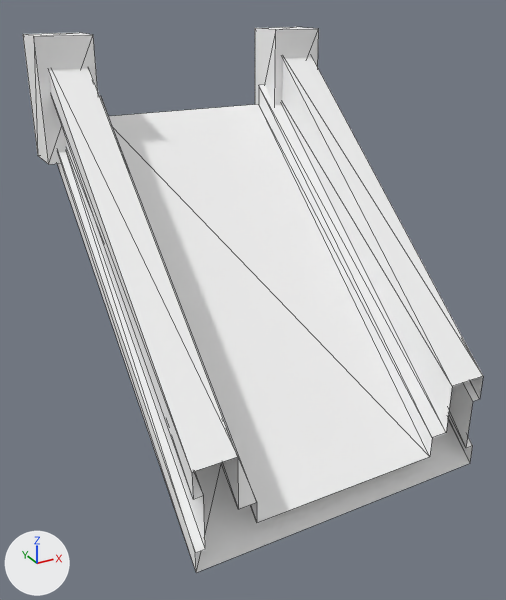
The glTF model assets/synty/simple_fantasy/models/SF_Bld_Undead_Castle_Bridge_02.glb as it was, and as the next commit left it.
Rendered twice from a 50 mm lens placed at (-0.0473, -0.1549, 0.0252), pointed at (0.0178, -0.0366, -0.0339). The lights are fixed; the arrows at lower left show +X, +Y and +Z. Mesh edges are drawn as thin lines.

The scene before the commit, as lines of its bpy script (objects in view):
```python
mat_lambert1 = principled_material('lambert1')
mat_lambert1.base_color = (1.0, 1.0, 1.0)  # white #ffffff
mat_lambert1.roughness = 0.553
me_mesh = bpy.data.meshes.new('Mesh')
me_mesh.from_pydata(...)  # 56 vertices, 64 faces; spans x 2.6143..2.6815, y 2.5469..2.6222, z -0.0597..0.0231
me_mesh.materials.append(mat_lambert1)  # white #ffffff
ob_sf_bld_undead_castle_bridge_02 = bpy.data.objects.new('SF_Bld_Undead_Castle_Bridge_02', me_mesh)
ob_sf_bld_undead_castle_bridge_02.location = (-2.6284, -2.6172, -0.0059)
```
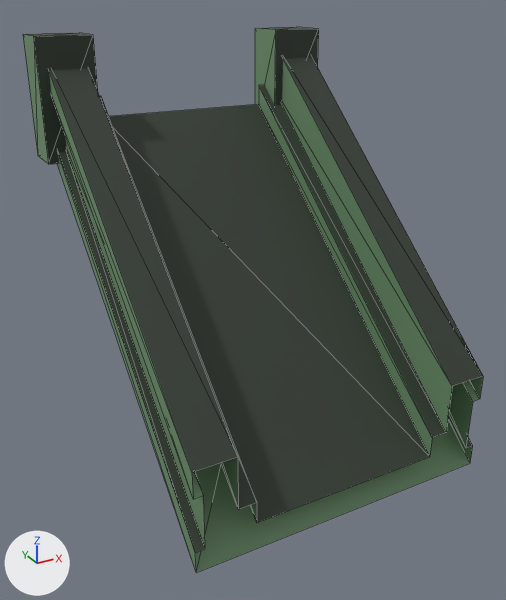
What the commit changed:
Picture 'Undead_Footman_01' (img_undead_footman_01) is new.
In material 'lambert1' (mat_lambert1), base_color is no longer (1.0, 1.0, 1.0), white #ffffff.
In material 'lambert1' (mat_lambert1), texture is now set to img_undead_footman_01.

What differs and where, as boxes [x1, y1, x2, y2] in the pictures (506 x 600 px):
'SF_Bld_Undead_Castle_Bridge_02', surface changed (white to black)
    both: [23, 27, 483, 573]
